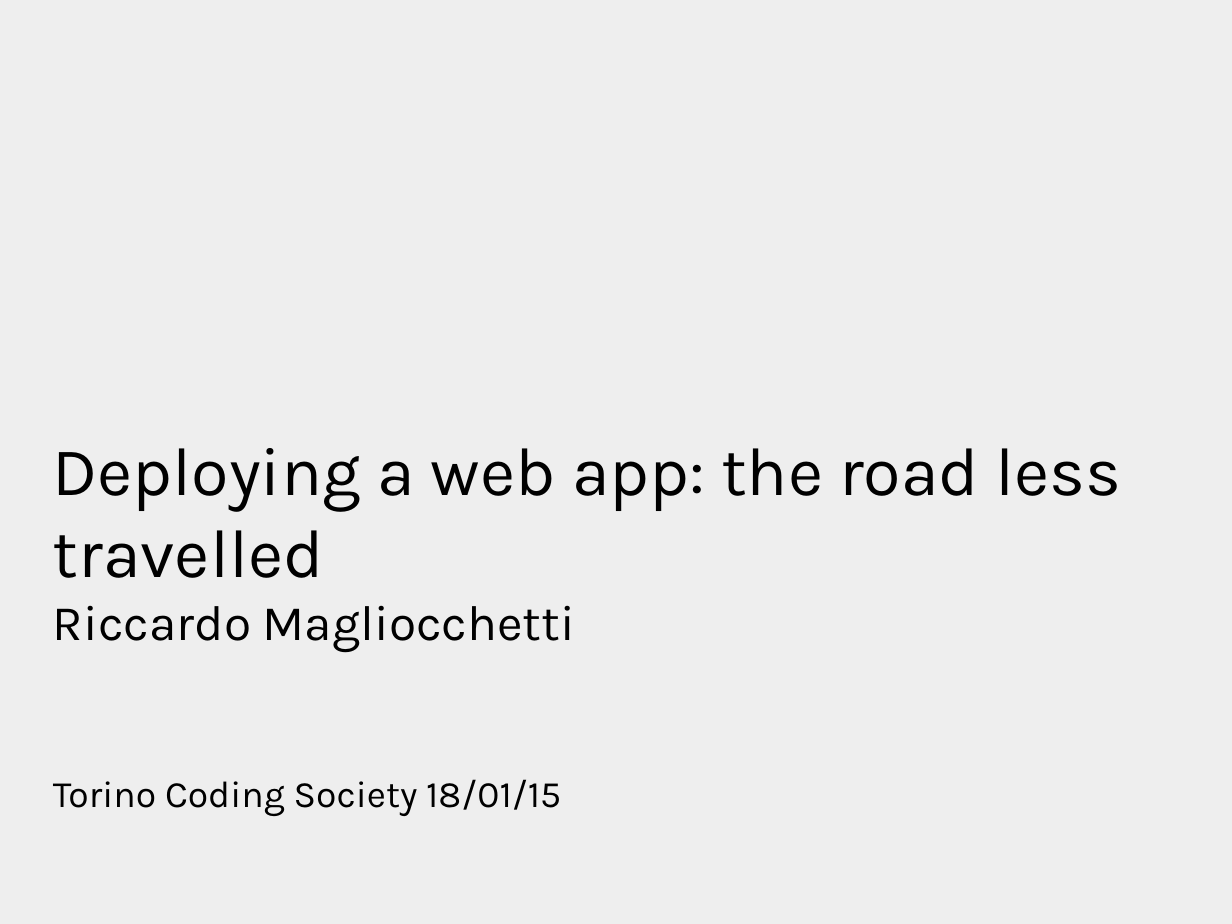
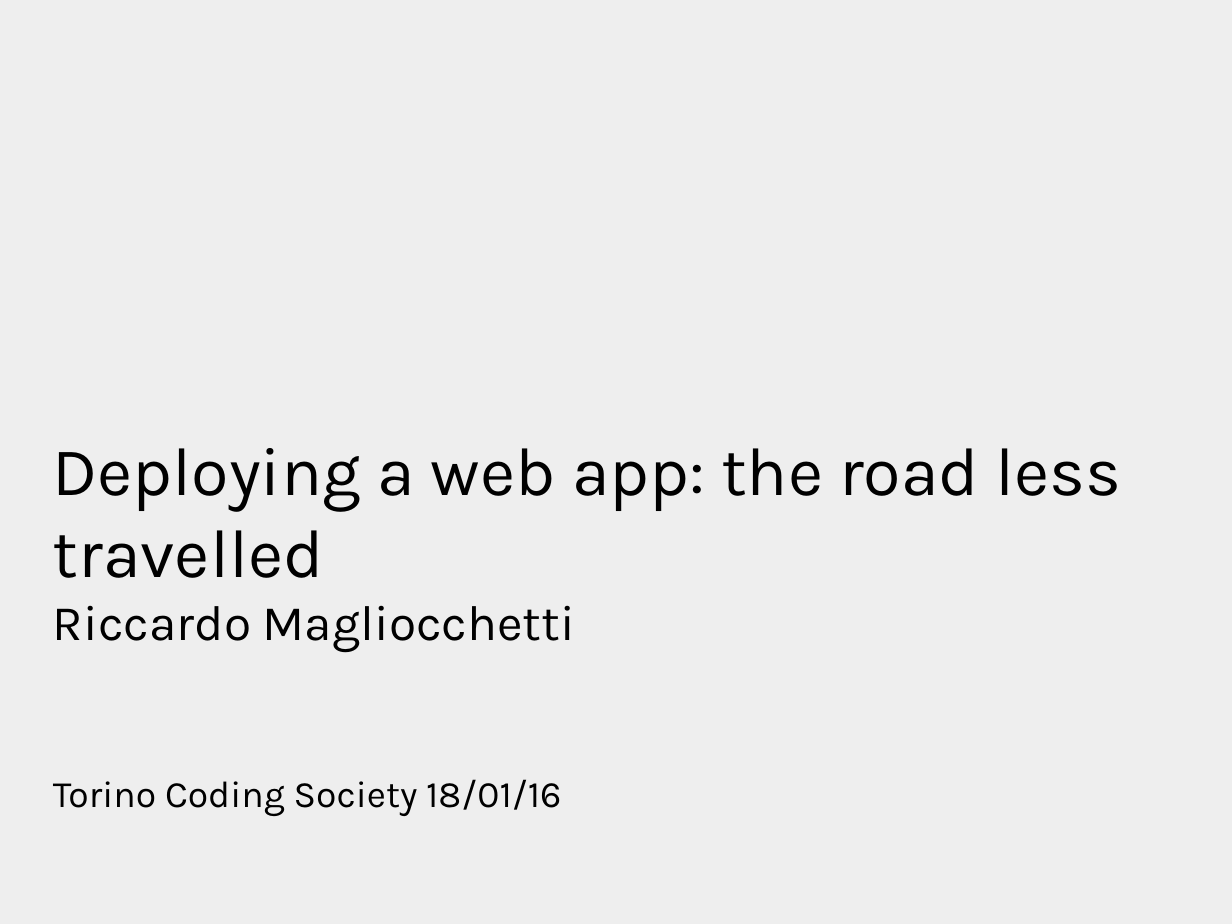
Before and after one commit to xrmx/tcs-uwsgi, a slide deck: slide 1 of uwsgi.odp. Drawn at 1232x924 pixels with LibreOffice and Linux fonts; fonts in the diff are those of the drawing. Boxes give left, top, right and bottom in pixels: in the first picture for what was removed or moved away, otherwise in the second. Text is boxed around its words. In the diff, an @@ line names an element or a change of style, - is before the commit and + after.

```diff
--- a/uwsgi.odp
+++ b/uwsgi.odp
@@ title at box(53, 448, 1121, 816): text changed @@
-Deploying a web app: the road less travelled
-Riccardo Magliocchetti
-Torino Coding Society 18/01/15
+Deploying a web app: the road less travelled
+Riccardo Magliocchetti
+Torino Coding Society 18/01/16
```
Also in this commit, not shown: 2 other files.
